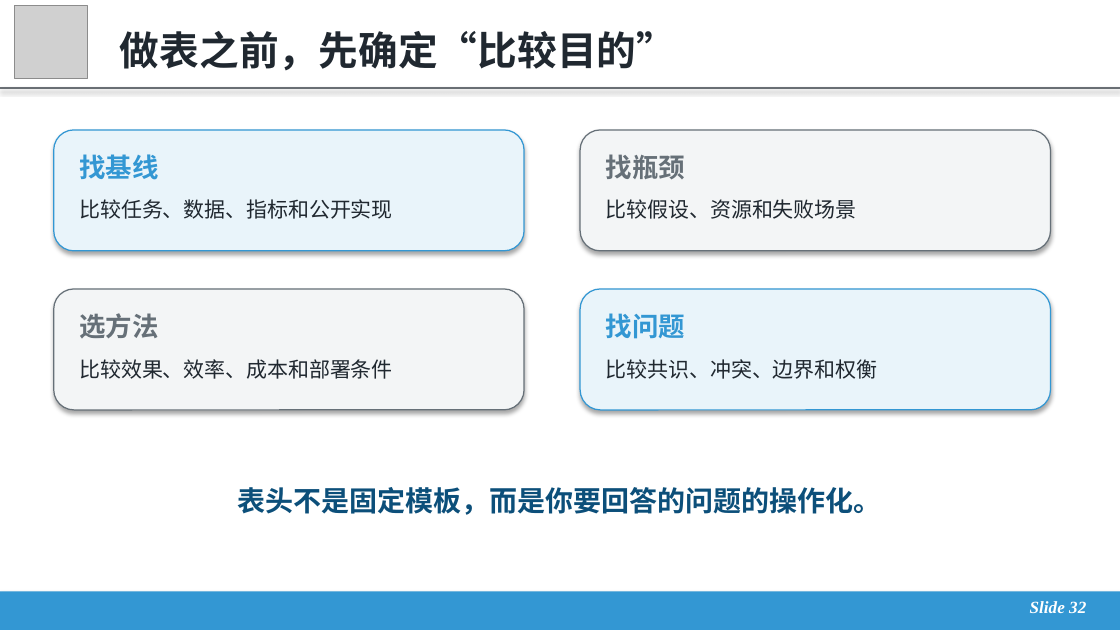
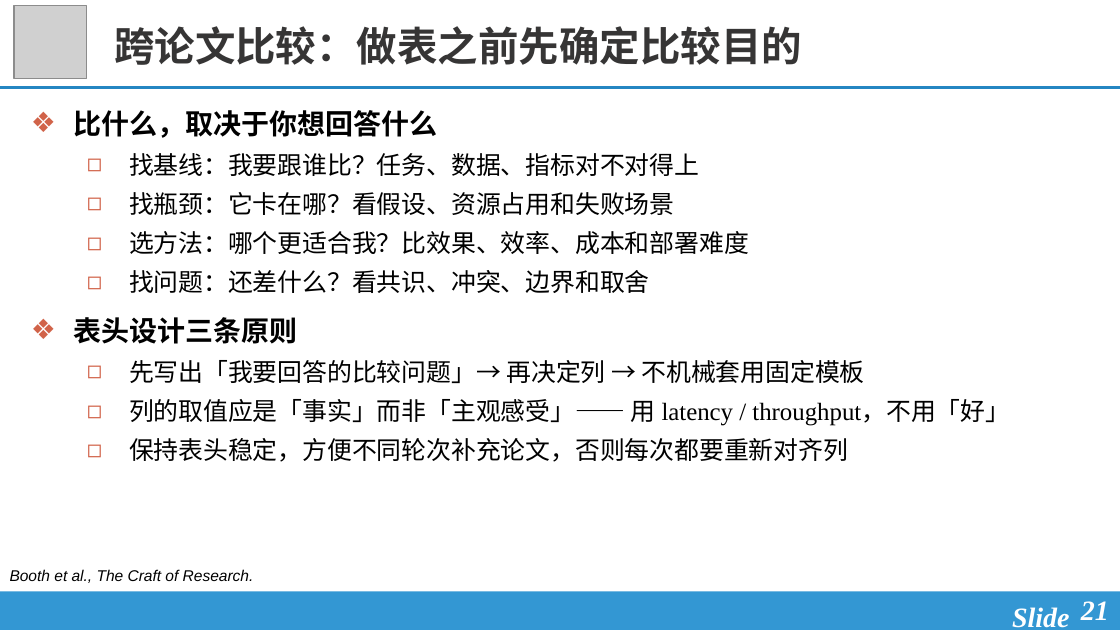
Before and after one commit to xxzhang99/research-training-course, a slide deck: slide 21 of docs/assets/files/lecture-02/slides.pptx (slide 32 before the commit). Drawn at 1120x630 pixels with LibreOffice and Linux fonts; fonts in the diff are those of the drawing; grey boxes stand for pictures. Boxes give left, top, right and bottom in pixels: in the first picture for what was removed or moved away, otherwise in the second. Text is boxed around its words. In the diff, an @@ line names an element or a change of style, - is before the commit and + after.

```diff
--- a/docs/assets/files/lecture-02/slides.pptx
+++ b/docs/assets/files/lecture-02/slides.pptx
@@ title at (114, 26, 802, 65): text changed; size 25.5 to 26 pt; text colour #202830 to #363535 @@
-做表之前，先确定“比较目的”
+跨论文比较：做表之前先确定比较目的
@@ title "跨论文比较：做表之前先确定比较目的" at (114, 26, 802, 65): vertical alignment middle to top @@
@@ rectangle removed at (0, 87, 1120, 88) @@
@@ line added from (0, 87) to (1120, 87), #2486C2 1.75 pt @@
@@ text added at (73, 110, 1010, 462), 16 pt, text #000000 @@
+❖ 比什么，取决于你想回答什么
+  ◻ 找基线：我要跟谁比？任务、数据、指标对不对得上
+  ◻ 找瓶颈：它卡在哪？看假设、资源占用和失败场景
+  ◻ 选方法：哪个更适合我？比效果、效率、成本和部署难度
+  ◻ 找问题：还差什么？看共识、冲突、边界和取舍
+❖ 表头设计三条原则
+  ◻ 先写出「我要回答的比较问题」→ 再决定列 → 不机械套用固定模板
+  ◻ 列的取值应是「事实」而非「主观感受」—— 用 latency / throughput，不用「好」
+  ◻ 保持表头稳定，方便不同轮次补充论文，否则每次都要重新对齐列
@@ rounded rectangle removed at (54, 130, 524, 251) @@
@@ rounded rectangle removed at (580, 130, 1051, 251) @@
@@ text removed at (79, 154, 158, 180) @@
-找基线
@@ text removed at (606, 154, 685, 179) @@
-找瓶颈
@@ text removed at (79, 199, 392, 219) @@
-比较任务、数据、指标和公开实现
@@ text removed at (606, 199, 857, 219) @@
-比较假设、资源和失败场景
@@ rounded rectangle removed at (54, 289, 524, 410) @@
@@ rounded rectangle removed at (580, 289, 1051, 410) @@
@@ text removed at (79, 313, 158, 338) @@
-选方法
@@ text removed at (606, 313, 685, 339) @@
-找问题
@@ text removed at (79, 359, 392, 379) @@
-比较效果、效率、成本和部署条件
@@ text removed at (606, 359, 878, 379) @@
-比较共识、冲突、边界和权衡
@@ text removed at (238, 487, 882, 515) @@
-表头不是固定模板，而是你要回答的问题的操作化。
@@ text added at (10, 569, 254, 583), 10 pt, text #000000, italic @@
+Booth et al., The Craft of Research.
@@ rectangle at (0, 591, 1120, 630): shadow off @@
@@ text "Slide" at (1012, 607, 1069, 628): vertical alignment middle to top @@
@@ text at (1012, 607, 1069, 628): text changed; size 11 to 18 pt @@
-Slide 32
+Slide
@@ page number added at (1081, 601, 1109, 620), 18 pt, text #FFFFFF, bold, italic @@
+21
```
Also in this commit, not shown: 4 other slides changed, 23 slides added, 35 slides removed, 14 other files.
